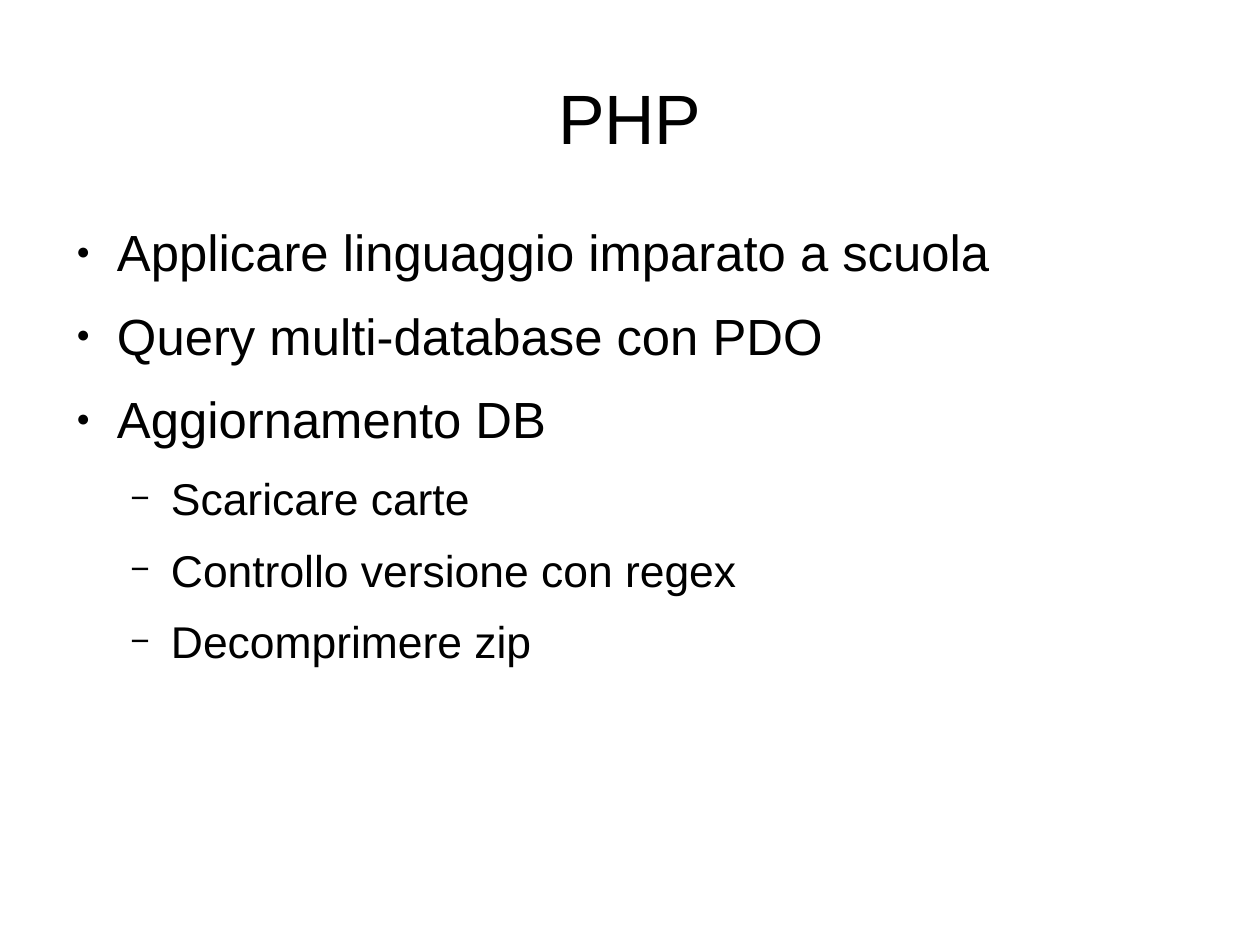
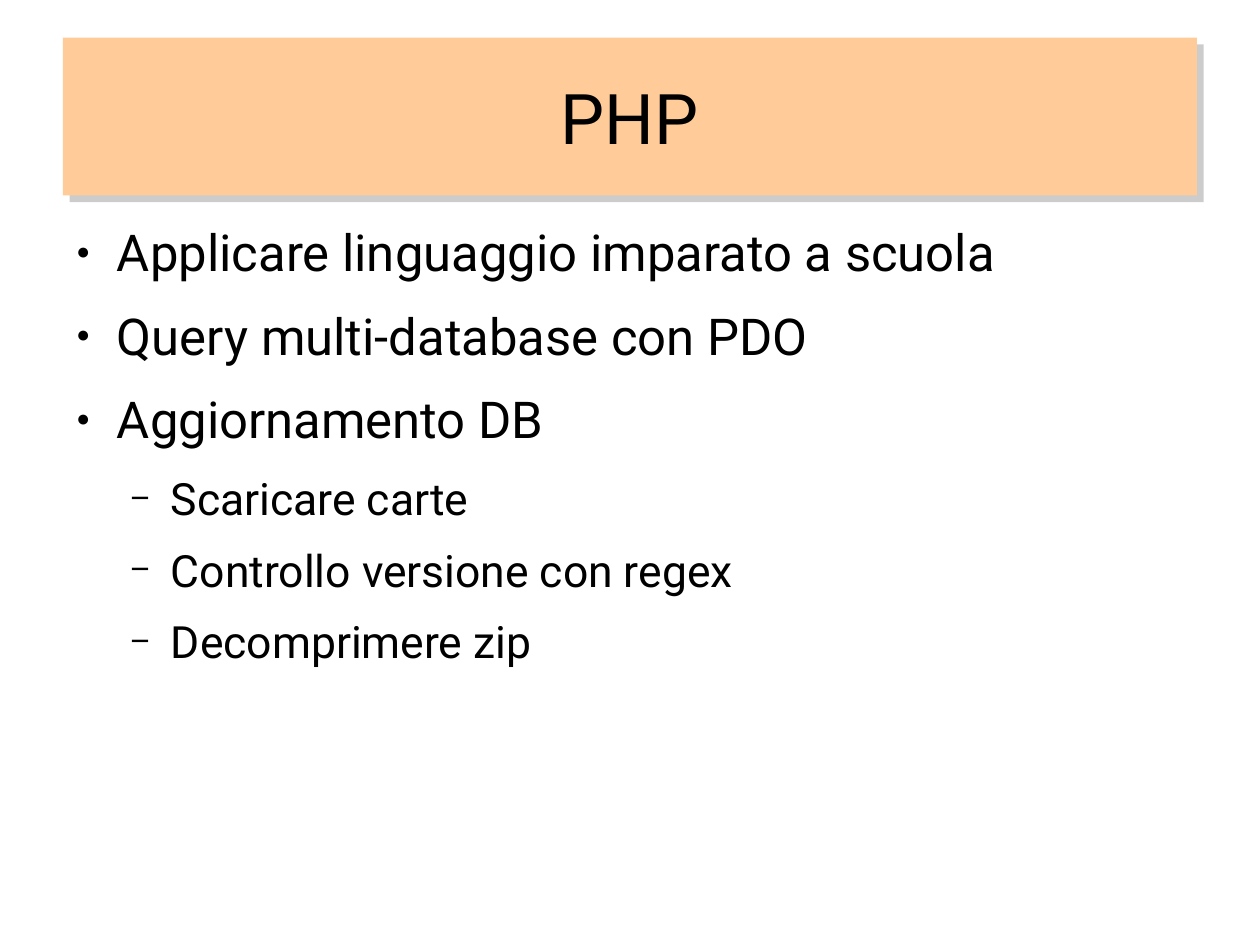
Before and after one commit to PeiPei97/ProgettoMagic, a slide deck: slide 5 of magicscrap.odp (slide 4 before the commit). Drawn at 1260x945 pixels with LibreOffice and Linux fonts; fonts in the diff are those of the drawing. Boxes give left, top, right and bottom in pixels: in the first picture for what was removed or moved away, otherwise in the second. Text is boxed around its words. In the diff, an @@ line names an element or a change of style, - is before the commit and + after.

```diff
--- a/magicscrap.odp
+++ b/magicscrap.odp
@@ title "PHP": place and size @@
-title "PHP" at box(558, 96, 701, 144)
+title "PHP" at box(63, 38, 1197, 196)
@@ title "PHP" at box(63, 38, 1197, 196): font Arial to Roboto; fill none to #FFCC99; shadow on @@
@@ text "Applicare linguaggio imparato a scuola" at box(117, 233, 995, 667): font Arial to Roboto @@
```
Also in this commit, not shown: 7 other slides changed, 6 slides added, 1 slide removed, 1 other file.
